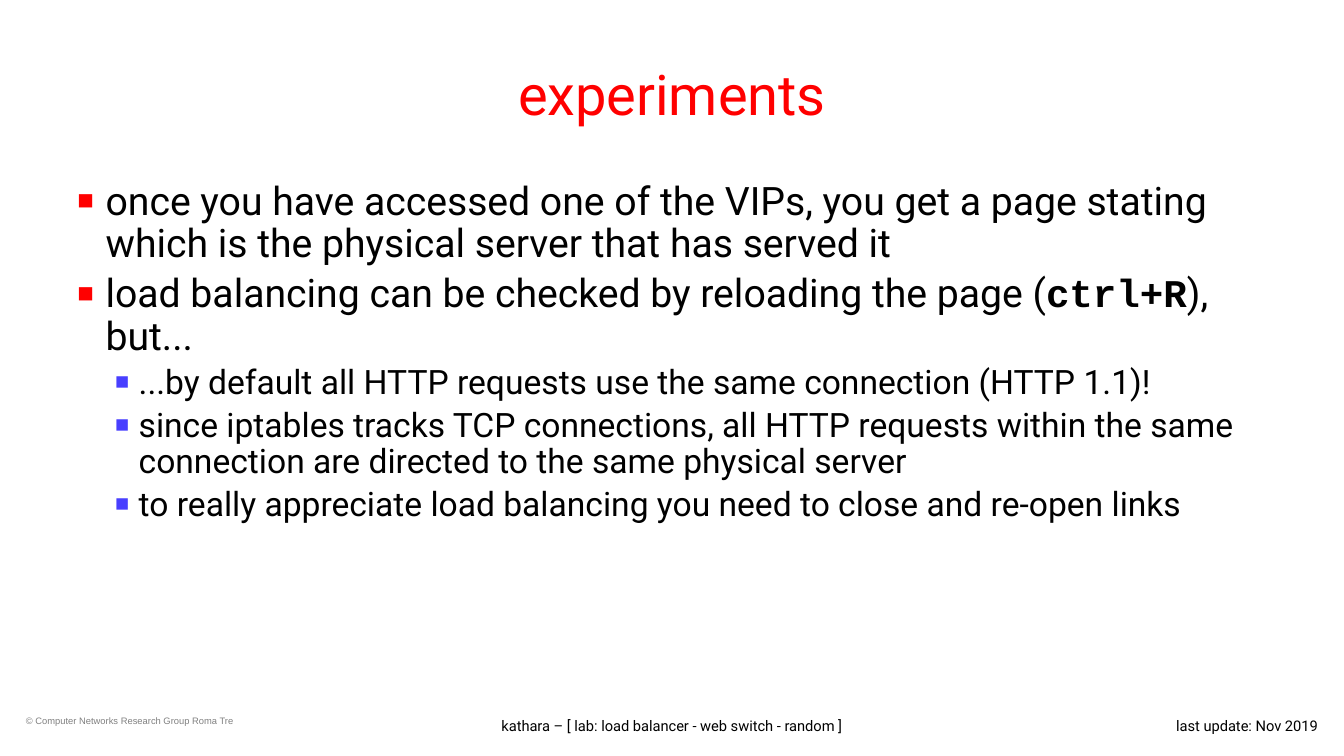
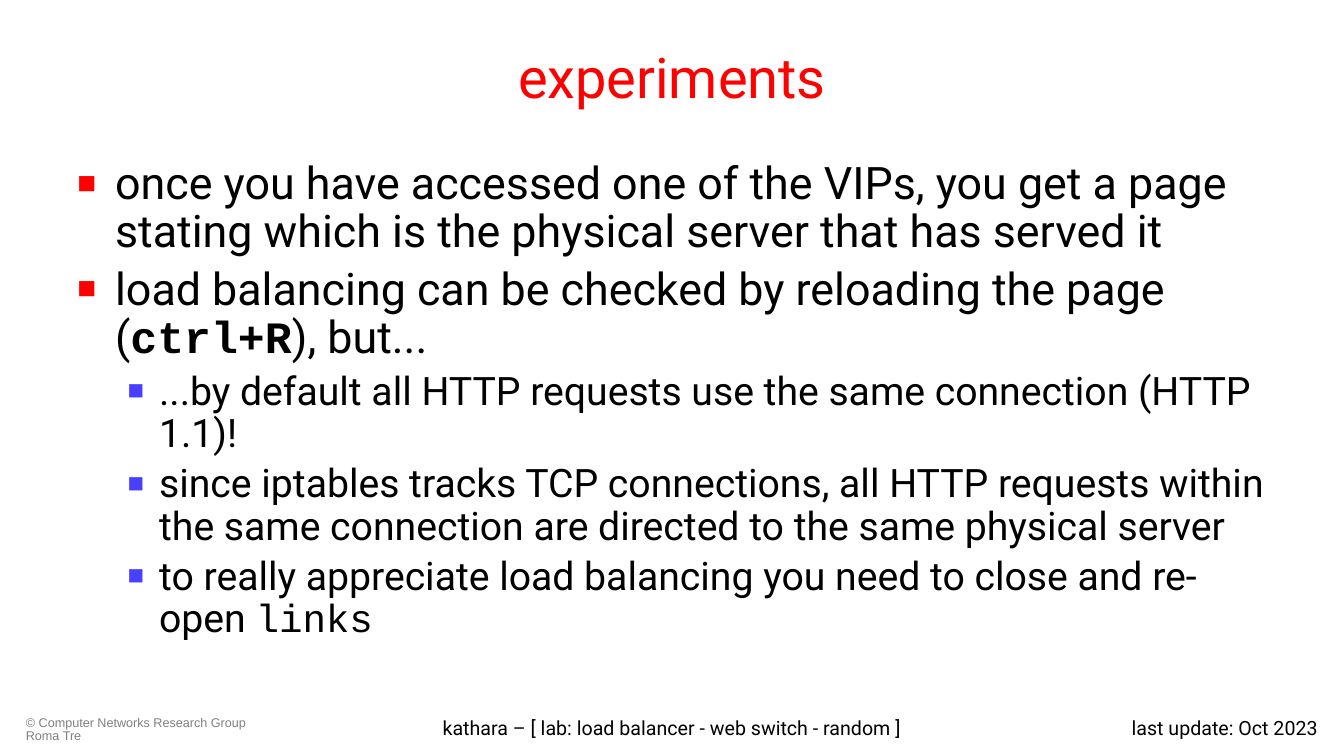
Before and after one commit to KatharaFramework/Kathara-Labs, a slide deck: slide 10 of main-labs/application-level/load-balancer-random/013-kathara-lab_load-balancer-ws-rnd.pptx. Drawn at 1344x756 pixels with LibreOffice and Linux fonts; fonts in the diff are those of the drawing; background and template pictures are left out. Boxes give left, top, right and bottom in pixels: in the first picture for what was removed or moved away, otherwise in the second. Text is boxed around its words. In the diff, an @@ line names an element or a change of style, - is before the commit and + after.

Commit message:
Update load balancer

```diff
--- a/main-labs/application-level/load-balancer-random/013-kathara-lab_load-balancer-ws-rnd.pptx
+++ b/main-labs/application-level/load-balancer-random/013-kathara-lab_load-balancer-ws-rnd.pptx
@@ title "experiments": place and size @@
-title "experiments" at (518,74,826,127)
+title "experiments" at (518,57,826,110)
@@ text "once you have accessed one ...": place and size @@
-text "once you have accessed one ..." at (106,185,1233,523)
+text "once you have accessed one ..." at (115,165,1263,640)
@@ text "once you have accessed one ..." at (115,165,1263,640): size 28 to 32 pt in "once you have accessed one of the ...", "load balancing can be checked by reloading ..."; size 24 to 28 pt in "...by default all HTTP requests use the ...", "since iptables tracks TCP connections, all HTTP ...", "to really appreciate load balancing you need ..."; font Roboto to Courier New in "links"; indent changed @@
@@ text "© Computer Networks Research Group ..." at (26,718,246,740): size 6.8 to 9 pt @@
@@ text "kathara – [ lab: load ..." at (443,720,890,736): size 10.5 to 14 pt @@
@@ text at (1132,720,1317,739): text changed; size 10.5 to 14 pt @@
-last update: Nov 2019
+last update: Oct 2023
```
Also in this commit, not shown: 9 other slides changed, 3 other files.
